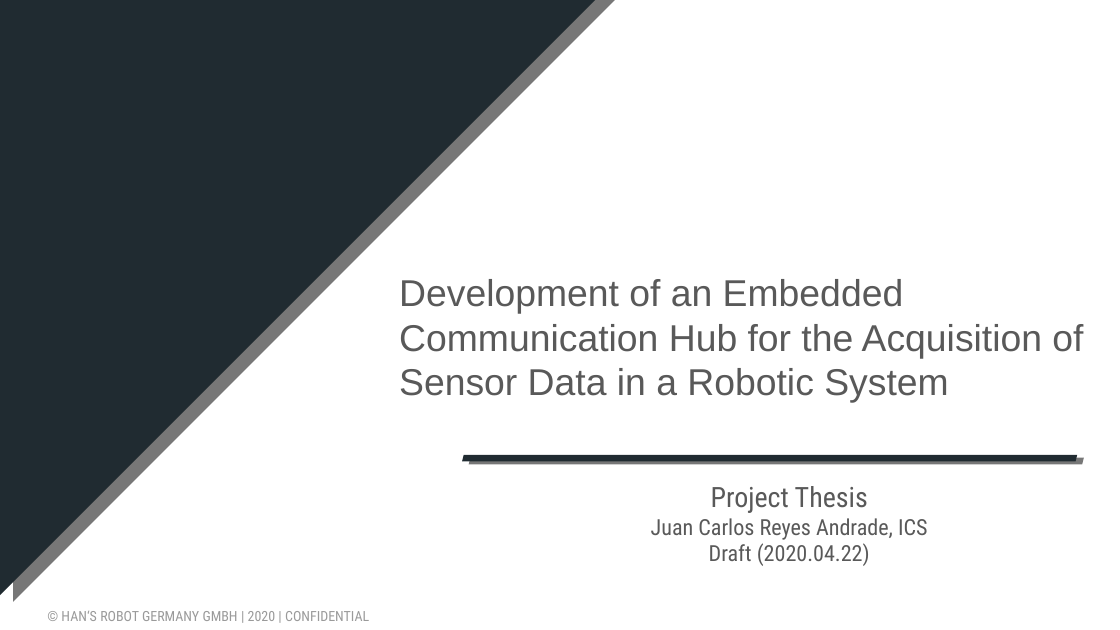
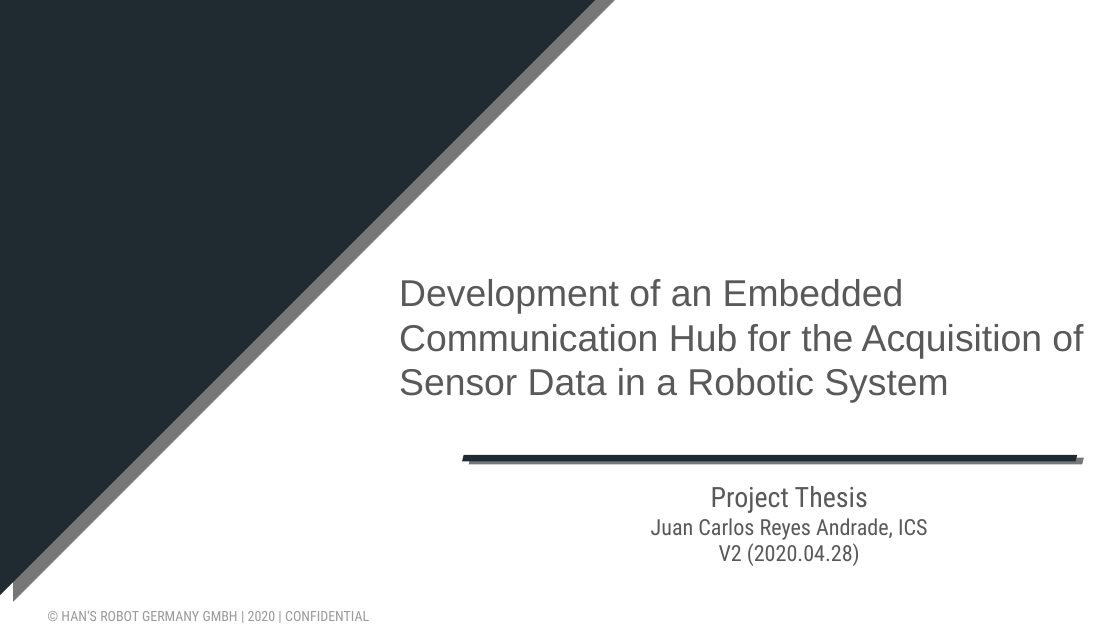
Before and after one commit to CarlosReyesHans/Projektarbeit, a slide deck: slide 1 of 03_Documentation/Presentation/Kick off presentation_v4.pptx. Drawn at 1120x630 pixels with LibreOffice and Linux fonts; fonts in the diff are those of the drawing; background and template pictures are left out. Boxes give left, top, right and bottom in pixels: in the first picture for what was removed or moved away, otherwise in the second. Text is boxed around its words. In the diff, an @@ line names an element or a change of style, - is before the commit and + after.

```diff
--- a/03_Documentation/Presentation/Kick off presentation_v4.pptx
+++ b/03_Documentation/Presentation/Kick off presentation_v4.pptx
@@ subtitle at (719,543,860,566): text changed @@
-Draft (2020.04.22)
+V2 (2020.04.28)
```
Also in this commit, not shown: 6 other slides changed, 1 slide added, 1 slide removed, 12 other files.
